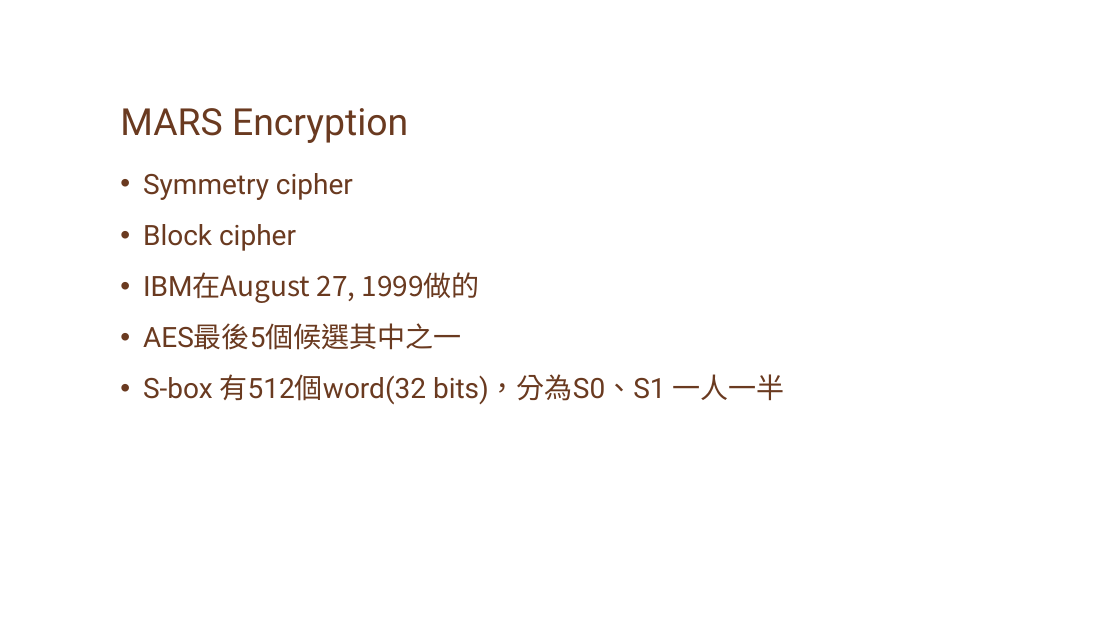
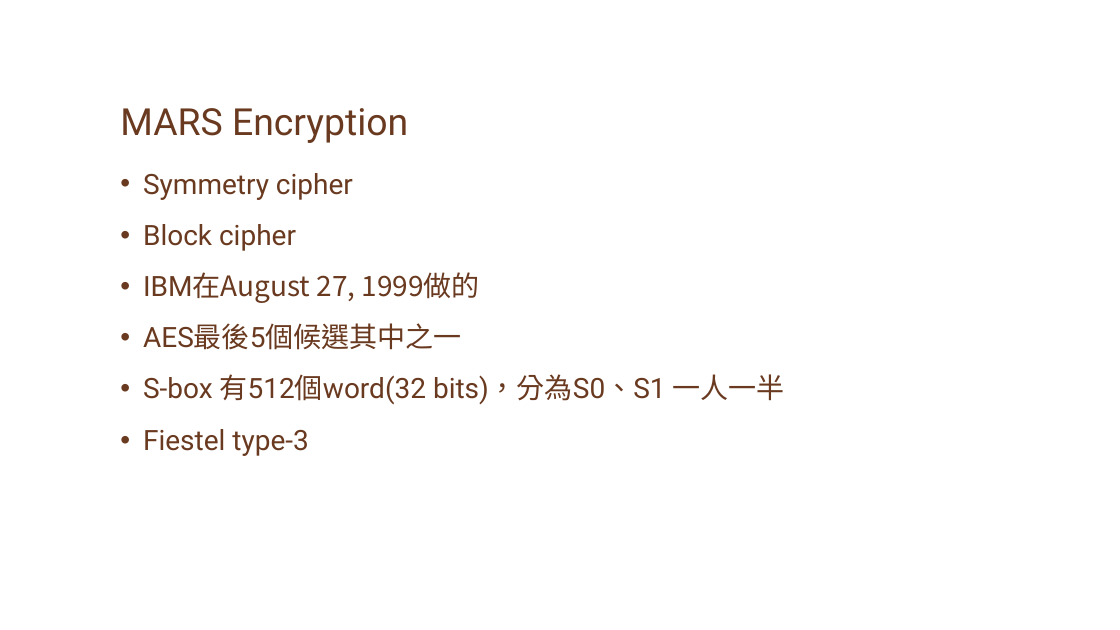
Before and after one commit to gordon636798/DiffieHellman-AES, a slide deck: slide 2 of 報告.pptx. Drawn at 1120x630 pixels with LibreOffice and Linux fonts; fonts in the diff are those of the drawing; background and template pictures are left out. Boxes give left, top, right and bottom in pixels: in the first picture for what was removed or moved away, otherwise in the second. Text is boxed around its words. In the diff, an @@ line names an element or a change of style, - is before the commit and + after.

```diff
--- a/報告.pptx
+++ b/報告.pptx
@@ text at bbox=[143, 429, 308, 456]: paragraph added @@
+• Fiestel type-3
```
Also in this commit, not shown: 2 slides added, 16 other files.
